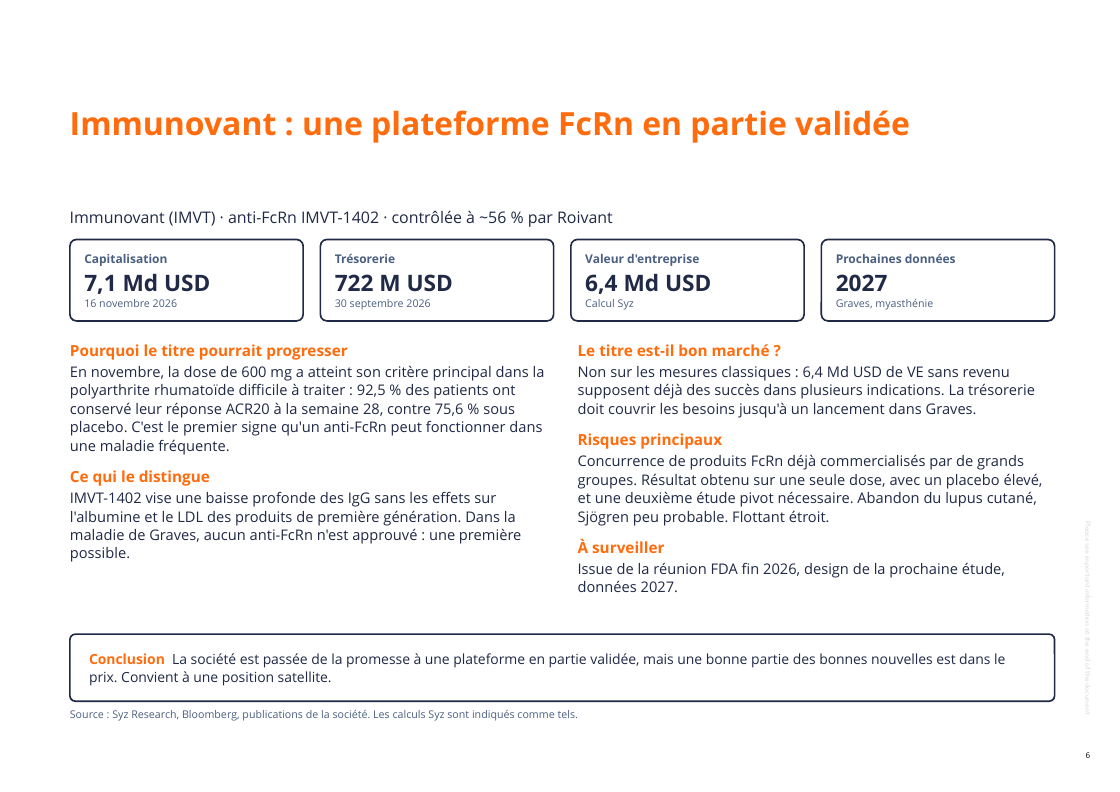
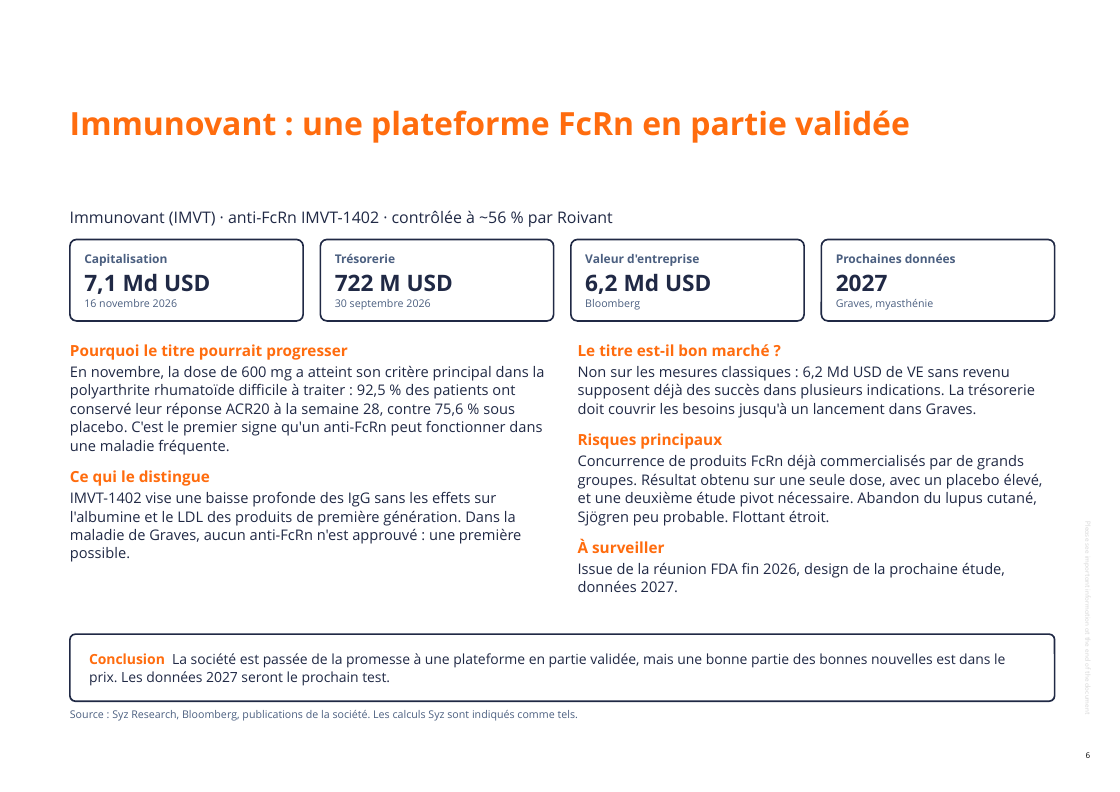
Before and after one commit to jb-db05/adhoc_Equity, a slide deck: slide 6 of notes/2026-11-16-biotech-vktx-imvt-incy/Syz_Biotech_US_lecture_fondamentale_2026-11-16.pptx. Drawn at 1120x792 pixels with LibreOffice and Linux fonts; fonts in the diff are those of the drawing; background and template pictures are left out. Boxes give left, top, right and bottom in pixels: in the first picture for what was removed or moved away, otherwise in the second. Text is boxed around its words. In the diff, an @@ line names an element or a change of style, - is before the commit and + after.

```diff
--- a/notes/2026-11-16-biotech-vktx-imvt-incy/Syz_Biotech_US_lecture_fondamentale_2026-11-16.pptx
+++ b/notes/2026-11-16-biotech-vktx-imvt-incy/Syz_Biotech_US_lecture_fondamentale_2026-11-16.pptx
@@ text at (585,273,711,310): text changed @@
-6,4 Md USD
-Calcul Syz
+6,2 Md USD
+Bloomberg
@@ text at (578,366,1035,418): text changed @@
-Non sur les mesures classiques : 6,4 Md USD de VE sans revenu supposent déjà des succès dans plusieurs indications. La trésorerie doit couvrir les besoins jusqu'à un lancement dans Graves.
+Non sur les mesures classiques : 6,2 Md USD de VE sans revenu supposent déjà des succès dans plusieurs indications. La trésorerie doit couvrir les besoins jusqu'à un lancement dans Graves.
@@ text at (89,653,1005,686): text changed @@
-Conclusion La société est passée de la promesse à une plateforme en partie validée, mais une bonne partie des bonnes nouvelles est dans le prix. Convient à une position satellite.
+Conclusion La société est passée de la promesse à une plateforme en partie validée, mais une bonne partie des bonnes nouvelles est dans le prix. Les données 2027 seront le prochain test.
```
Also in this commit, not shown: 5 other slides changed, 9 other files.
